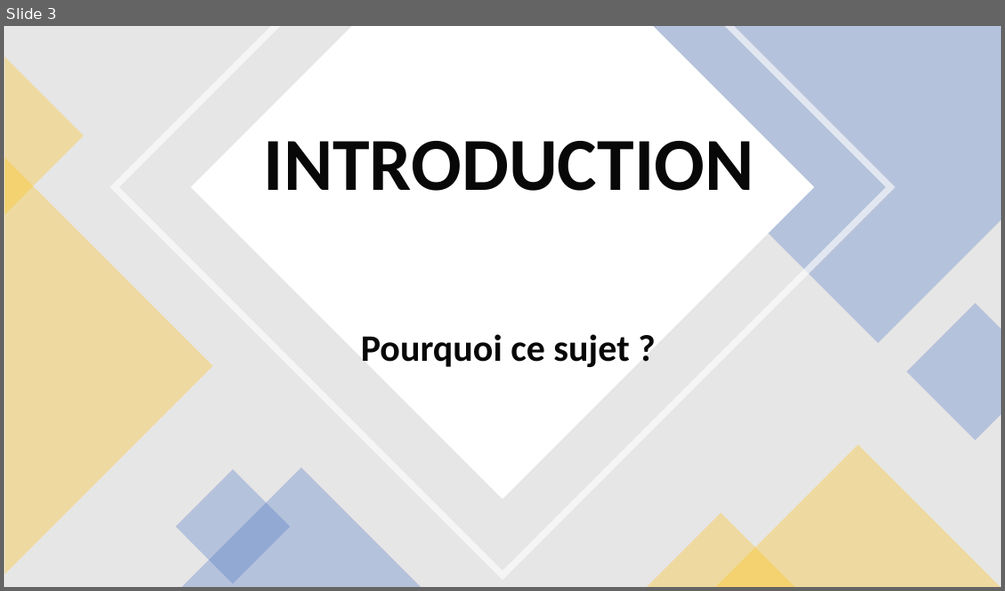
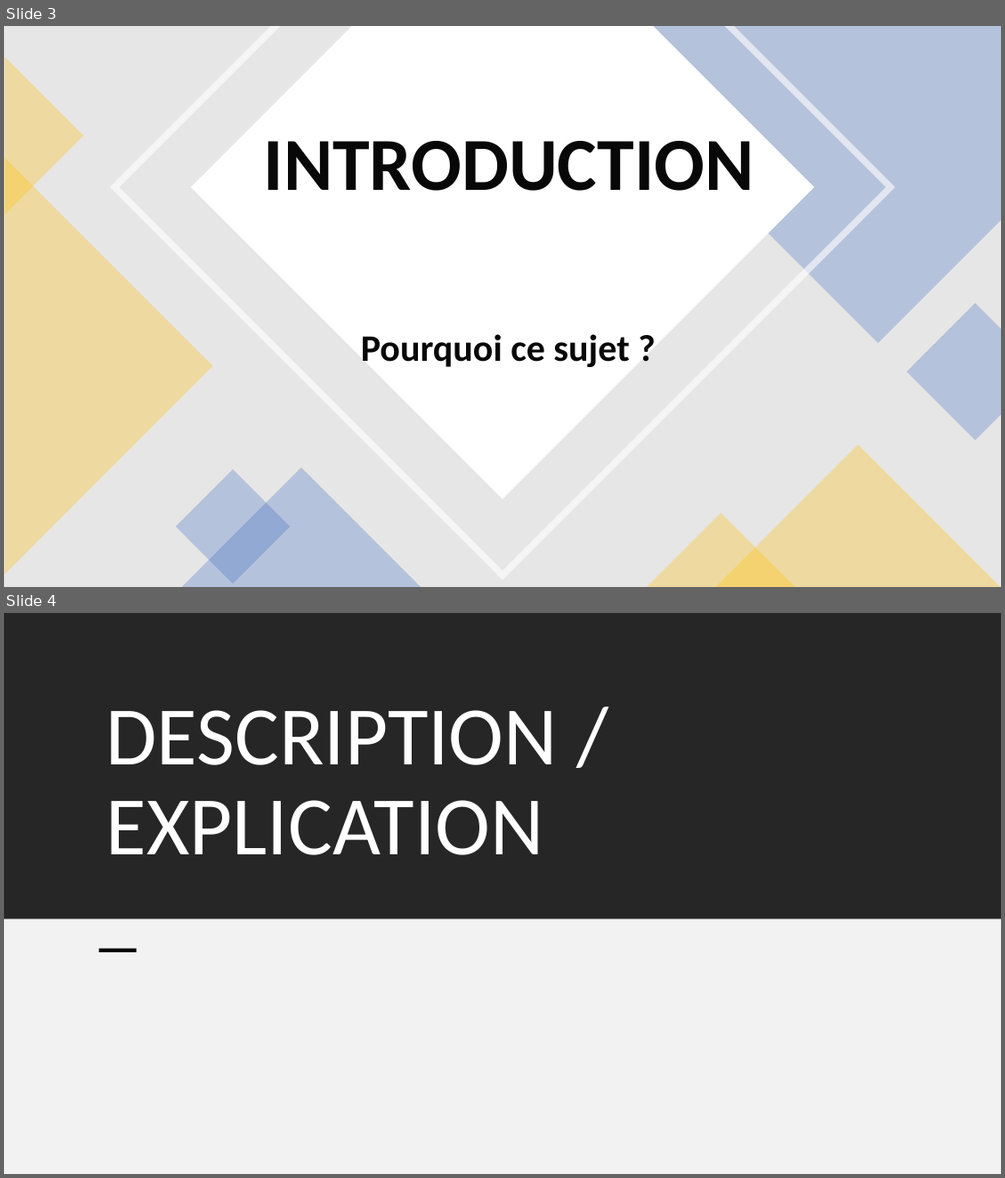
Before and after one commit to Chris48193/BASE_DE_DONNEE, a slide deck: Présentation1.pptx. Shown one above the other, each under a label of ours: slide 3 before the commit, slides 3 and 4 after it. The pictures are 1005x591 and 1005x1178 pixels, drawn with LibreOffice and Linux fonts; fonts in the diff are those of the drawing. Boxes give left, top, right and bottom in pixels: in the first picture for what was removed or moved away, otherwise in the second. Text is boxed around its words. In the diff, an @@ line names an element or a change of style, - is before the commit and + after.

```diff
--- a/Présentation1.pptx
+++ b/Présentation1.pptx
@@ slide 4 added at <box>4,613,1001,1174</box>, background #FFFFFF @@
@@ rectangle added at <box>4,613,1001,919</box>, fill #262626 @@
@@ title added at <box>106,710,558,855</box>, 80 pt, text #FFFFFF @@
+DESCRIPTION / EXPLICATION
@@ rectangle added at <box>4,919,1001,1174</box>, fill #F2F2F2 @@
@@ rectangle added at <box>99,949,137,952</box>, fill #000000 @@
```
Also in this commit, not shown: 1 slide changed, 3 other slides added, 1 slide removed, 1 other file.
